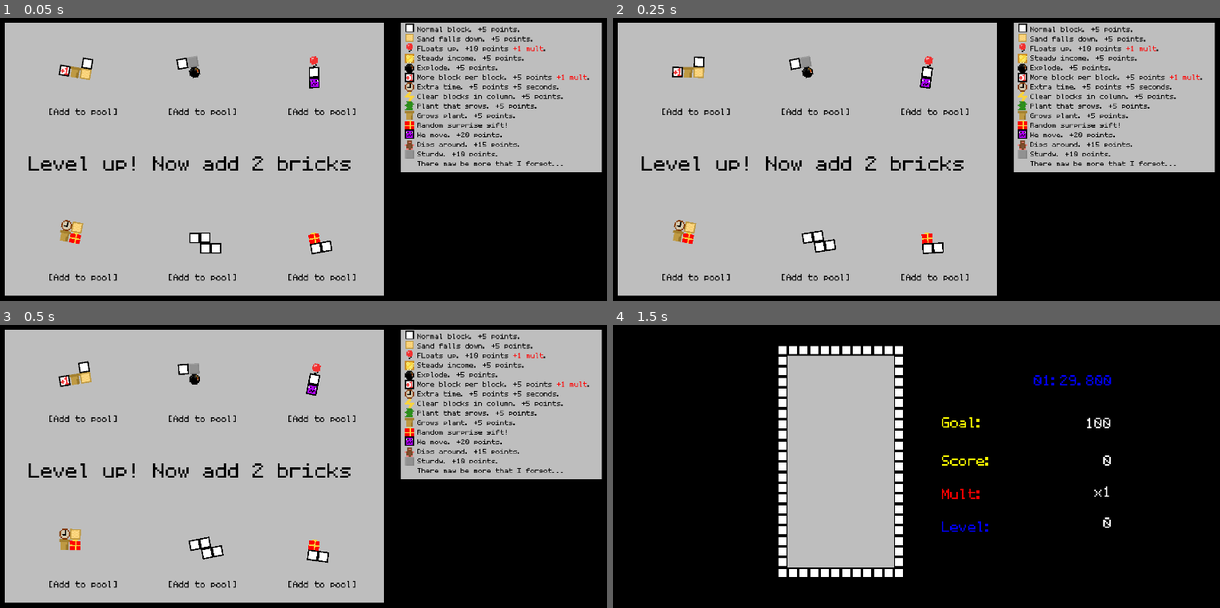
Above: before the commit, frames 1-4 (two rows, left to right).
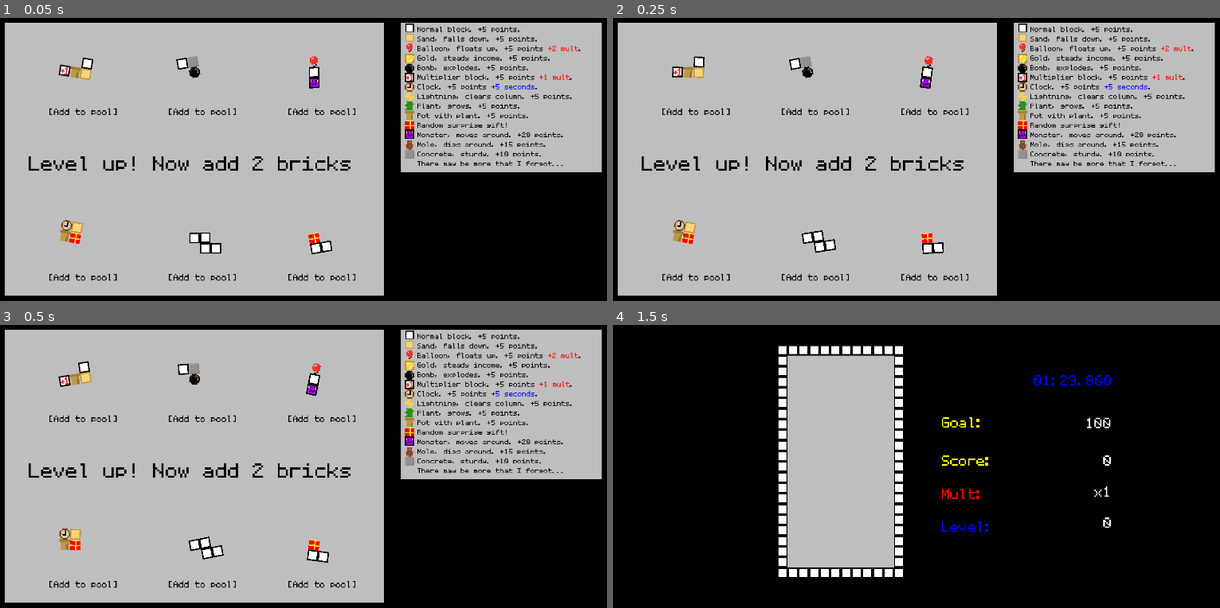
Above: after the commit, the same moments.

Repository: AsgerHB/create-jam-spring-2025
Game: Godot game, scene res://Scenes/Selector.tscn
Two runs of this game, one before a commit and one after it. Both use one fixed random seed, a clock stepped at 60 frames per second and the inputs below. This scene is started directly instead of the project's main scene. Sound files missing from this copy of the repository are replaced by a short silence.
Inputs:
- Up to frame 1 (0.05 s): no input
- Up to frame 2 (0.25 s): no input
- Up to frame 3 (0.5 s): no input
- Up to frame 4 (1.5 s): click "[Add to pool]" at 0.5 s; click "[Add to pool]" at 1.25 s

The runs differ from the first frame. In frame 1, 2.2% of the frame differs, in the area x 68-98%, y 6-49%; in frame 2, 2.2%; in frame 3, 2.2%; in frame 4, nothing differs.

Commit message:
Make point goal realistic and adjust balloon

Diff:
--- a/Prefabs/block_instructions.tscn
+++ b/Prefabs/block_instructions.tscn
@@ -119,17 +119,17 @@
 theme_override_font_sizes/normal_font_size = 70
 bbcode_enabled = true
 text = "Normal block. +5 points.
-Sand falls down. +5 points.
-FLoats up. +10 points [color=red]+1 mult[/color].
-Steady income. +5 points.
-Explode. +5 points.
-More block per block. +5 points [color=red]+1 mult[/color].
-Extra time. +5 points +5 seconds.
-Clear blocks in column. +5 points.
-Plant that grows. +5 points.
-Grows plant. +5 points.
+Sand, falls down. +5 points.
+Balloon, floats up. +5 points [color=red]+2 mult[/color].
+Gold, steady income. +5 points.
+Bomb, explodes. +5 points.
+Multiplier block. +5 points [color=red]+1 mult[/color].
+Clock. +5 points [color=blue]+5 seconds[/color].
+Lightning, clears column. +5 points.
+Plant, grows. +5 points.
+Pot with plant. +5 points.
 Random surprise gift!
-He move. +20 points.
-Digs around. +15 points.
-Sturdy. +10 points.
+Monster, moves around. +20 points.
+Mole, digs around. +15 points.
+Concrete, sturdy. +10 points.
 There may be more that I forgot..."
--- a/Scripts/Cell.gd
+++ b/Scripts/Cell.gd
@@ -119,8 +119,8 @@
 			score = 5
 			game.score_counter.add_mult(1)
 		Type.Balloon:
-			score = 10
-			game.score_counter.add_mult(1)
+			score = 5
+			game.score_counter.add_mult(2)
 		_:
 			score = 5
 	game.score_counter.apply_score(score, grid_pos * CELL_SIZE)
--- a/Scripts/RunState.gd
+++ b/Scripts/RunState.gd
@@ -12,22 +12,6 @@
 var level: int = 0
 var accumulated_score = 0
 var highest_score = 0
-
-var levels = [
-	[100, 90],
-	[250, 90],
-	[400, 90],
-	[550, 90],
-	[750, 90],
-	[1000, 90],
-	[1250, 90],
-	[1500, 90],
-	[1750, 90],
-	[2000, 90],
-	[2300, 90],
-	[2600, 90],
-	[2900, 90],
-]
 
 var L = TetriminosTemplate.new([
 		CellTemplate.new(-1, 0, Cell.Type.Standard),
@@ -101,11 +85,19 @@
 	return current_stash.pop_back()
 
 func get_level():
-	var n = levels.size()
-	if level < n:
+	const levels = [
+		[100, 90],
+		[250, 90],
+		[400, 90],
+		[550, 90],
+		[750, 90],
+	]
+	if level < levels.size():
 		return levels[level]
 	else:
-		return [11000 + 2**(level - n), 60]
+		# Increase goal quadratically from now
+		var n = levels.size() - level
+		return [5*n**2 + 250*n + 1000, 90]
 
 func increment_level():
 	level += 1
